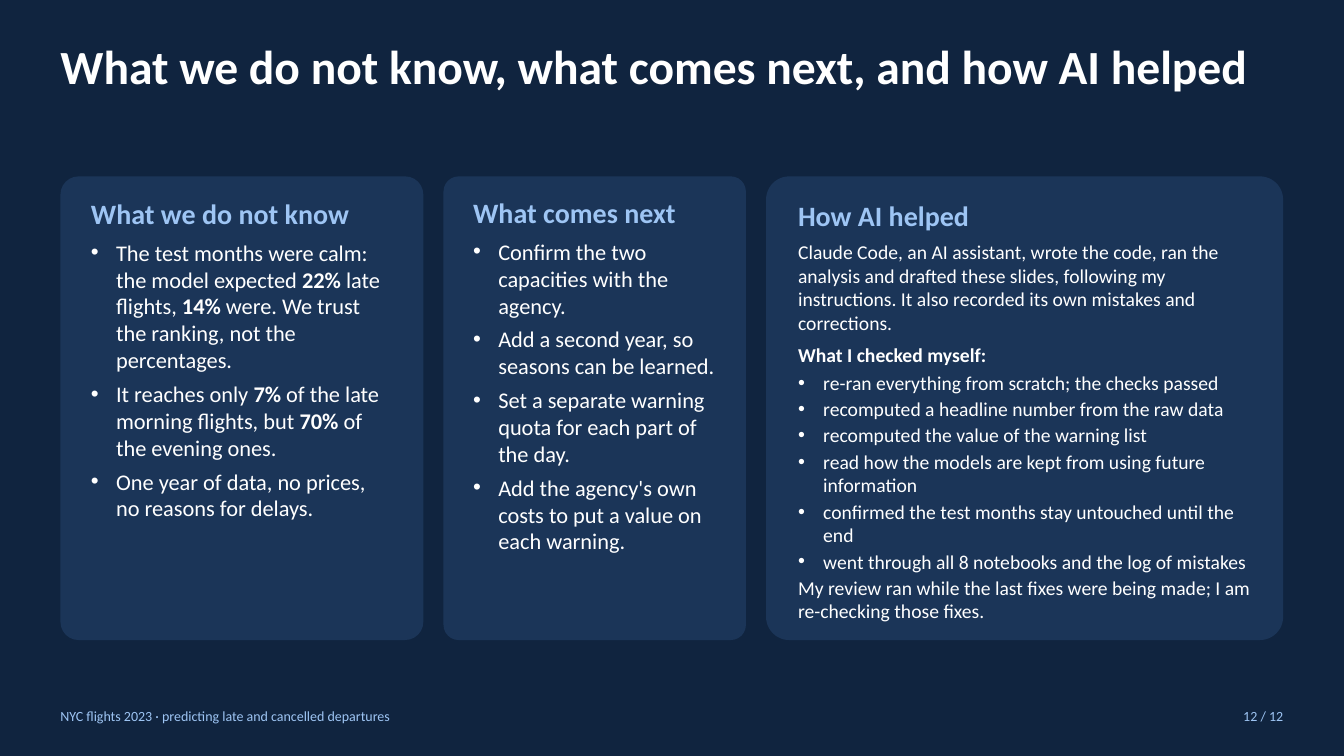
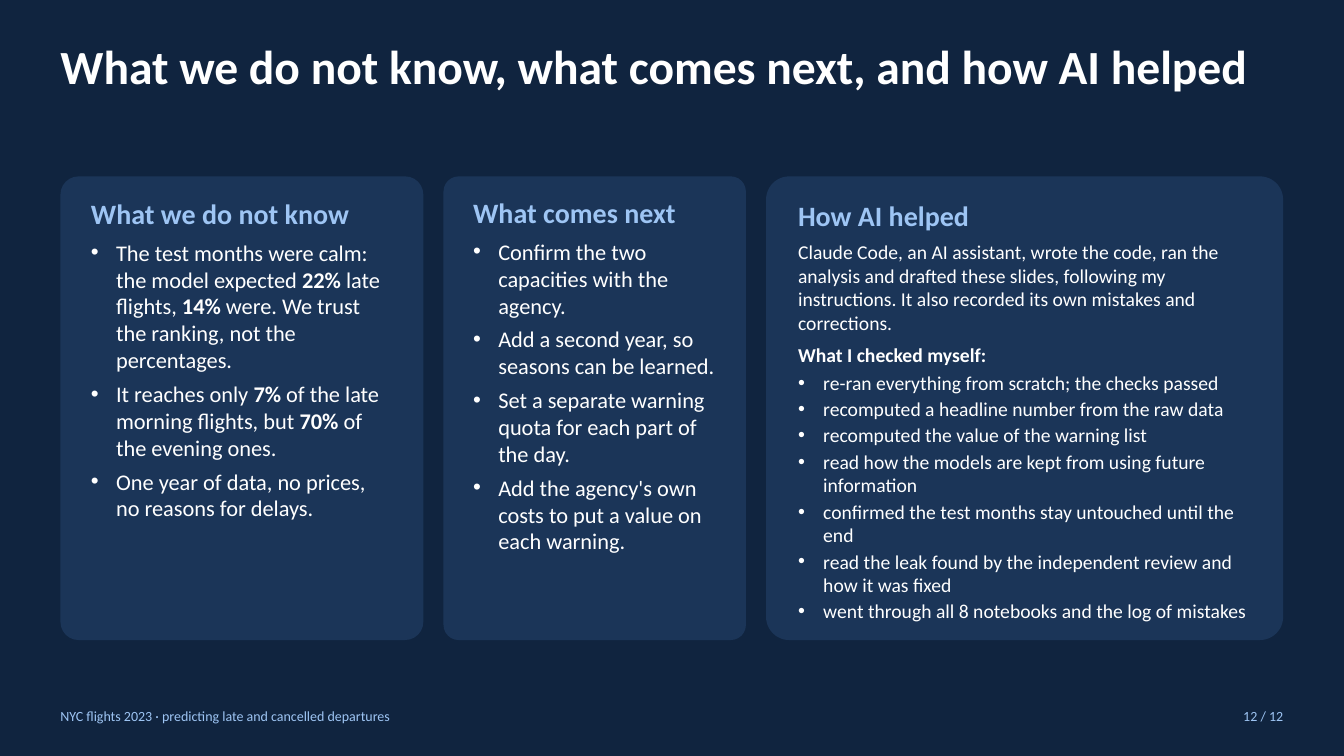
Before and after one commit to bssam99/nyc-flights-2023-delay-prediction, a slide deck: slide 12 of slides/deck.pptx. Drawn at 1344x756 pixels with LibreOffice and Linux fonts; fonts in the diff are those of the drawing. Boxes give left, top, right and bottom in pixels: in the first picture for what was removed or moved away, otherwise in the second. Text is boxed around its words. In the diff, an @@ line names an element or a change of style, - is before the commit and + after.

```diff
--- a/slides/deck.pptx
+++ b/slides/deck.pptx
@@ text in rounded rectangle at box(823, 555, 1232, 592): paragraph added @@
+• read the leak found by the independent review and how it was fixed
@@ text in rounded rectangle at box(798, 581, 1250, 622): paragraph removed @@
-My review ran while the last fixes were being made; I am re-checking those fixes.
```
Also in this commit, not shown: 2 other files.
